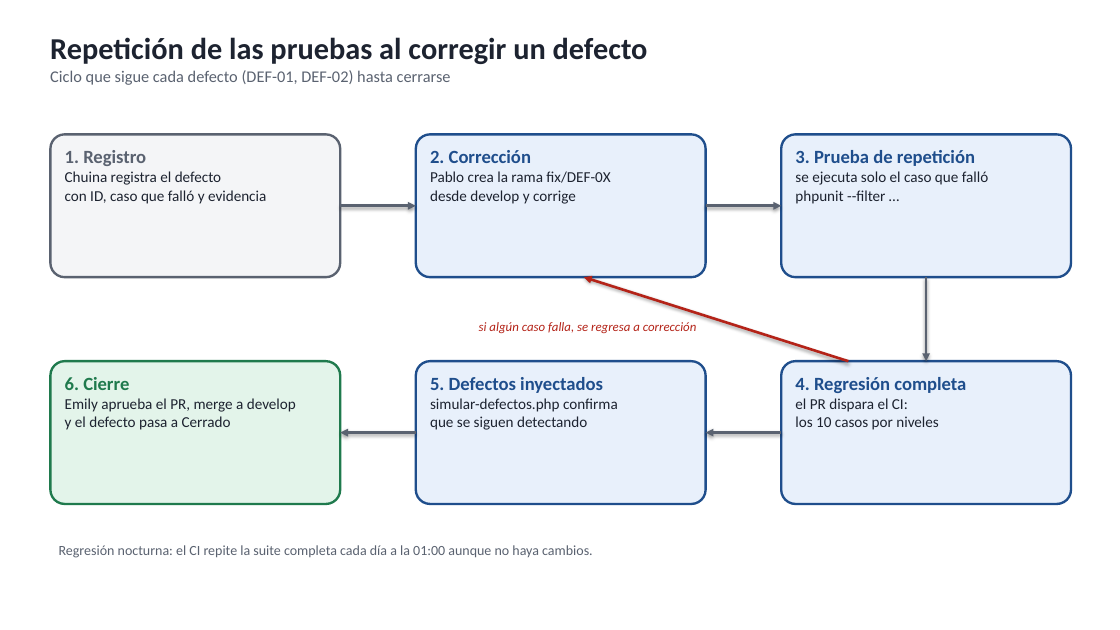
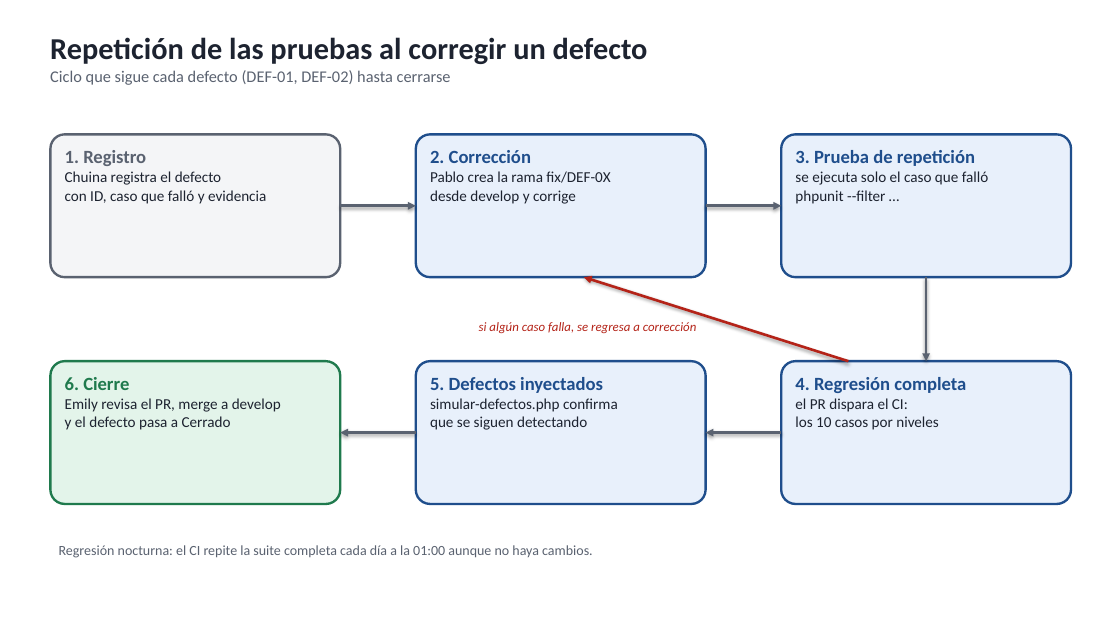
Before and after one commit to azharsonix/sistema-inventario-actividad-2, a slide deck: slide 5 of docs/Segunda parte/Diagramas - Segunda parte.pptx. Drawn at 1120x630 pixels with LibreOffice and Linux fonts; fonts in the diff are those of the drawing. Boxes give left, top, right and bottom in pixels: in the first picture for what was removed or moved away, otherwise in the second. Text is boxed around its words. In the diff, an @@ line names an element or a change of style, - is before the commit and + after.

```diff
--- a/docs/Segunda parte/Diagramas - Segunda parte.pptx
+++ b/docs/Segunda parte/Diagramas - Segunda parte.pptx
@@ text in rounded rectangle at <box>65,398,281,412</box>: text changed @@
-Emily aprueba el PR, merge a develop
+Emily revisa el PR, merge a develop
```
Also in this commit, not shown: 2 other files.
